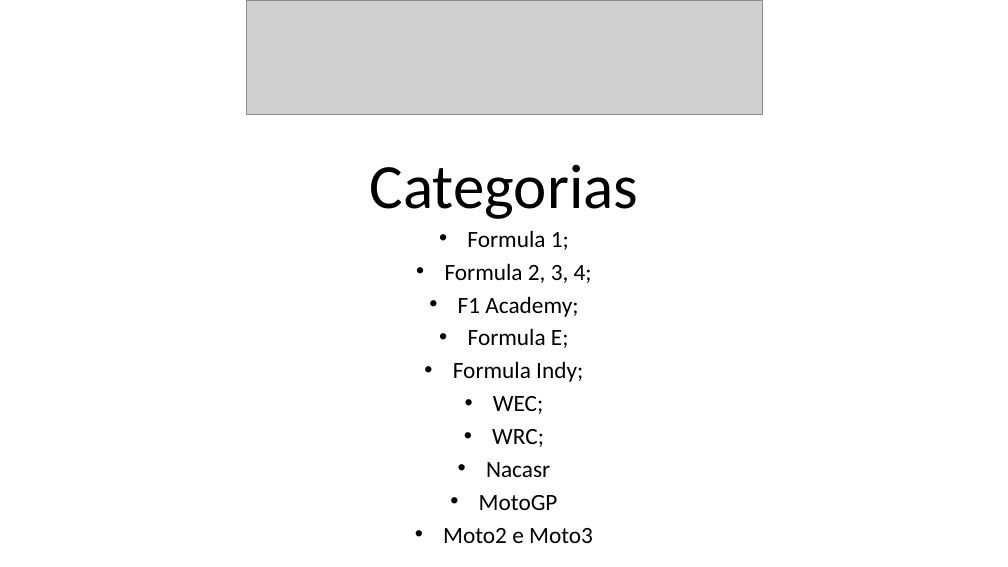
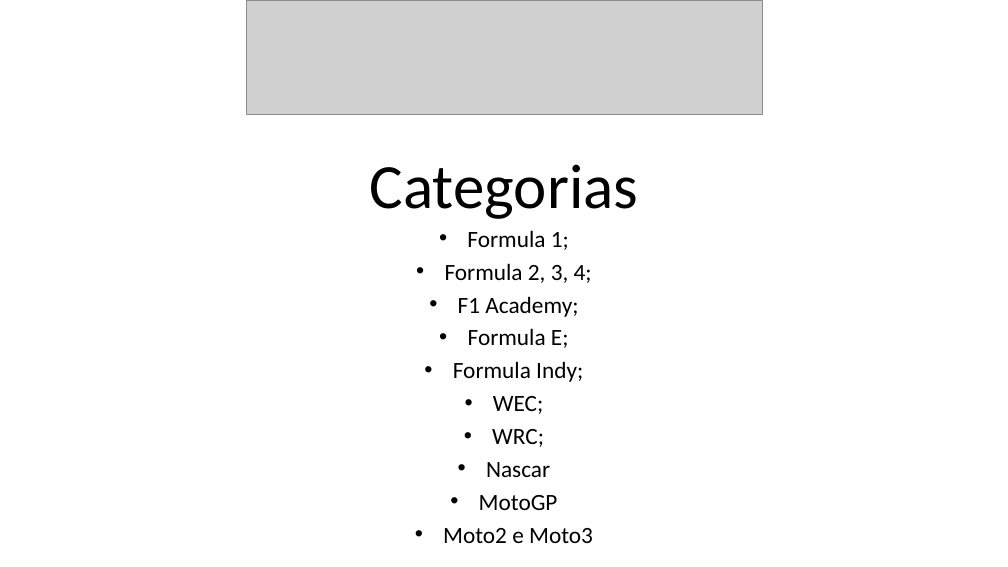
Before and after one commit to felipe-remus/Blog-Race, a slide deck: slide 3 of Documentação/Apresentação PI.pptx. Drawn at 1008x567 pixels with LibreOffice and Linux fonts; fonts in the diff are those of the drawing; grey boxes stand for pictures. Boxes give left, top, right and bottom in pixels: in the first picture for what was removed or moved away, otherwise in the second. Text is boxed around its words. In the diff, an @@ line names an element or a change of style, - is before the commit and + after.

```diff
--- a/Documentação/Apresentação PI.pptx
+++ b/Documentação/Apresentação PI.pptx
@@ subtitle at box(486, 462, 550, 477): text changed @@
-• Nacasr
+• Nascar
```
Also in this commit, not shown: 3 other slides changed, 1 slide added, 1 slide removed, 5 other files.
